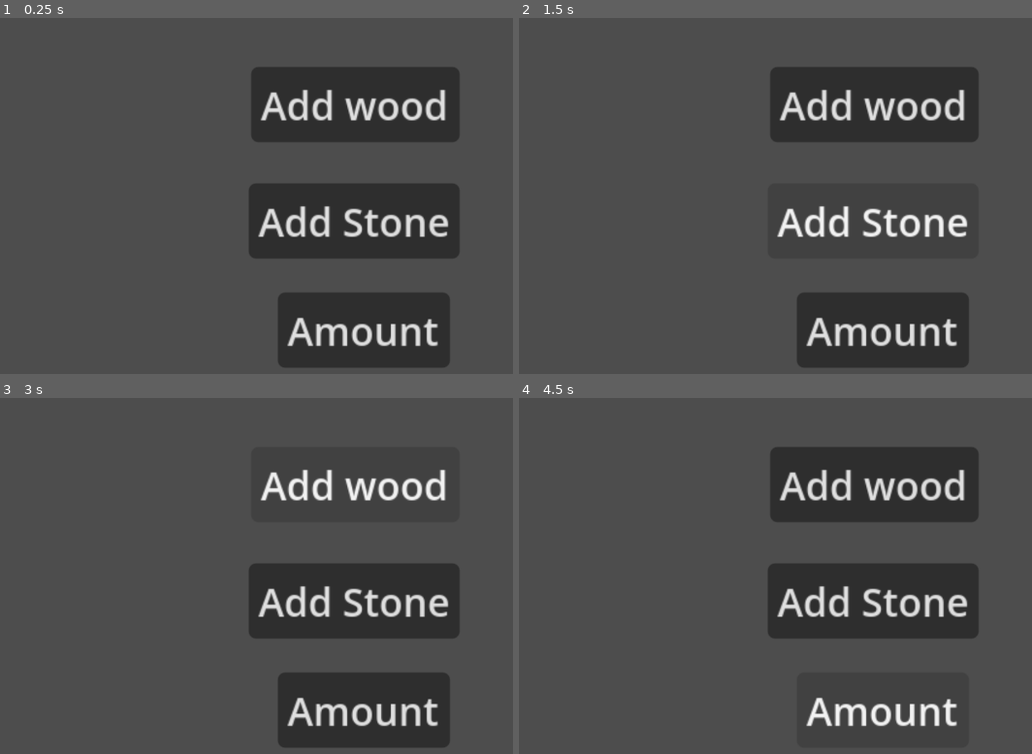
Above: before the commit, frames 1-4 (two rows, left to right).
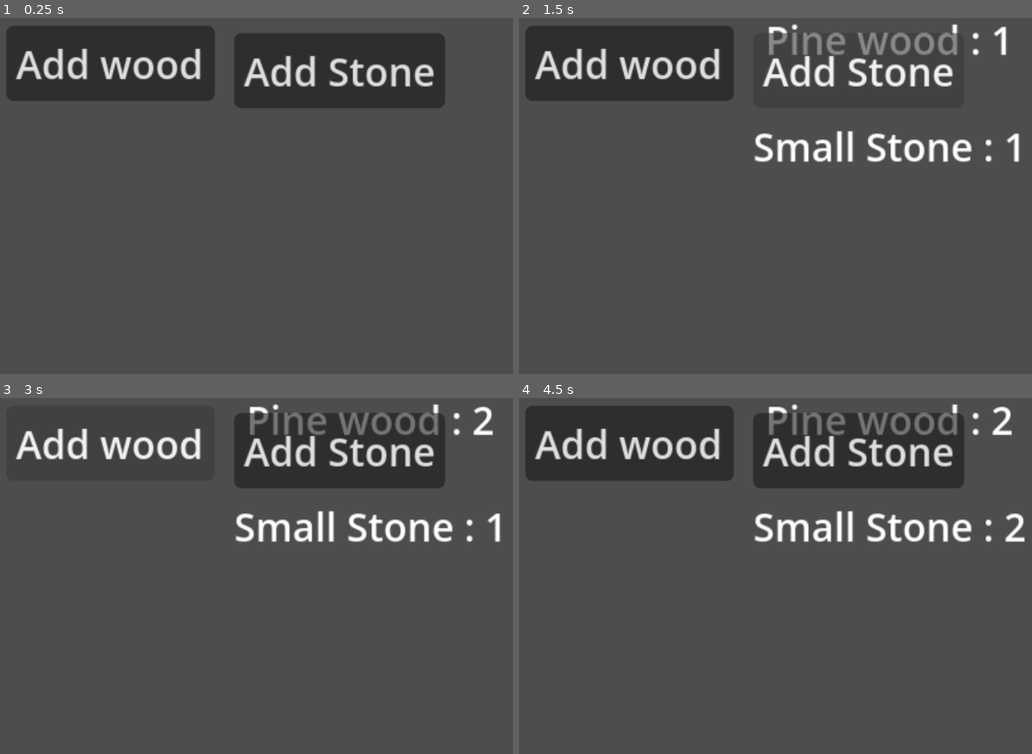
Above: after the commit, the same moments.

Repository: jonjud/PocketInventory
Game: Godot game, scene res://scenes/main.tscn
The game is run twice, just before and just after one commit, with the same random seed, the same clock (stepped at 60 frames per second) and the same inputs.
Inputs (mouse positions are in pixels of both pictures, inside the frame that each line leads up to):
- Up to frame 1 (0.25 s): no input
- Up to frame 2 (1.5 s): click "Add wood" at 0.5 s; click "Add Stone" at 1.25 s
- Up to frame 3 (3 s): click (364, 711) at 2 s, where only the run before the commit has a clickable "Amount"; click "Add wood" at 2.75 s
- Up to frame 4 (4.5 s): click "Add Stone" at 3.5 s; click (883, 711) at 4.25 s, where only the run before the commit has a clickable "Amount"

The runs differ from the first frame. In frame 1, 33% of the frame differs, in the area x 1-90%, y 2-99%; in frame 2, 25%; in frame 3, 24%; in frame 4, 28%.

Commit message:
Complete pocket inventory prototype

Diff:
--- a/data/inventory.gd
+++ b/data/inventory.gd
@@ -1,7 +1,7 @@
 extends Node
 class_name Inventory
 
-
+signal inventory_changed
 var storage : Array[InventoryEntry] = []
 
 func _ready() -> void:
@@ -20,8 +20,9 @@
 		new_entry.item = item
 		new_entry.amount = amount
 		storage.append(new_entry)
-	for j in storage :
-		print(j.item.item_name ," ", j.amount )
+	inventory_changed.emit()
+	#for j in storage :
+		#print(j.item.item_name ," ", j.amount )
 
 func get_amount(item : ItemData) -> int :
 	for i in storage :
--- /dev/null
+++ b/scenes/inventory_entry_ui.gd
@@ -0,0 +1,10 @@
+extends Control
+
+
+func _ready() -> void:
+	pass
+
+#set up the variables to use in code
+func setup(entry : InventoryEntry) -> void:
+	#use direct get_node reference cause the gd is attach to tree of node
+	$ItemLabel.text = "%s : %d" %[entry.item.item_name,entry.amount]
--- /dev/null
+++ b/scenes/inventory_entry_ui.tscn
@@ -0,0 +1,16 @@
+[gd_scene format=3 uid="uid://c1bnxcus12qli"]
+
+[ext_resource type="Script" uid="uid://b7pmkmp056y03" path="res://scenes/inventory_entry_ui.gd" id="1_xfxhn"]
+
+[node name="Inventory_Entry_UI" type="Control" unique_id=1636658009]
+custom_minimum_size = Vector2(0, 40)
+layout_mode = 3
+anchors_preset = 0
+script = ExtResource("1_xfxhn")
+
+[node name="ItemLabel" type="Label" parent="." unique_id=684857396]
+layout_mode = 0
+offset_right = 320.0
+offset_bottom = 53.0
+text = "fdfdfdfdfd"
+horizontal_alignment = 1
--- /dev/null
+++ b/scenes/inventory_ui.gd
@@ -0,0 +1,24 @@
+extends Control
+
+var inventory : Inventory
+var entry_ui_scene : PackedScene = preload("res://scenes/inventory_entry_ui.tscn")
+
+
+func setup(_inventory : Inventory) -> void :
+	inventory = _inventory
+	inventory.inventory_changed.connect(_on_inventory_changed)
+	refresh(inventory)
+
+func _on_inventory_changed() -> void :
+	refresh(inventory)
+
+func refresh(inventory : Inventory) -> void :
+	# 1. ลบ UI เก่า
+	for child in $EntryList.get_children() :
+		child.queue_free()
+	# 2. อ่าน State ปัจจุบัน
+	for entry in inventory.storage :
+		# 3. สร้าง UI ตาม State
+		var instanced_entry_ui := entry_ui_scene.instantiate()
+		$EntryList.add_child(instanced_entry_ui)
+		instanced_entry_ui.setup(entry)
--- /dev/null
+++ b/scenes/inventory_ui.tscn
@@ -0,0 +1,13 @@
+[gd_scene format=3 uid="uid://cgd4lnfwj1l75"]
+
+[ext_resource type="Script" uid="uid://bep10pgqnr72j" path="res://scenes/inventory_ui.gd" id="1_tahbm"]
+
+[node name="InventoryUI" type="Control" unique_id=371462304]
+layout_mode = 3
+anchors_preset = 0
+script = ExtResource("1_tahbm")
+
+[node name="EntryList" type="VBoxContainer" parent="." unique_id=198065421]
+layout_mode = 0
+offset_right = 40.0
+offset_bottom = 40.0
--- a/scenes/main.gd
+++ b/scenes/main.gd
@@ -2,20 +2,14 @@
 
 var wood : ItemData = preload("res://items/wood.tres")
 var stone : ItemData = preload("res://items/stone.tres")
-var berry : ItemData
 
 # Called when the node enters the scene tree for the first time.
 func _ready() -> void:
-	pass
+	$InventoryUI.setup($Inventory)
+
 
 func add_wood() -> void :
 	$Inventory.add_item(wood , 1)
 
 func add_stone() -> void:
-
 	$Inventory.add_item(stone , 1)
-
-func get_all_amount_btn() -> void:
-	print($Inventory.get_amount(wood))
-	print($Inventory.get_amount(stone))
-	print($Inventory.get_amount(berry))
--- a/scenes/main.tscn
+++ b/scenes/main.tscn
@@ -2,6 +2,7 @@
 
 [ext_resource type="Script" uid="uid://bx1v2gc22l3vg" path="res://scenes/main.gd" id="1_o5qli"]
 [ext_resource type="Script" uid="uid://b1pjja7sxodsc" path="res://data/inventory.gd" id="2_0wfyh"]
+[ext_resource type="PackedScene" uid="uid://cgd4lnfwj1l75" path="res://scenes/inventory_ui.tscn" id="3_sugp2"]
 
 [node name="main" type="Node2D" unique_id=993339977]
 script = ExtResource("1_o5qli")
@@ -13,26 +14,36 @@
 [node name="CanvasLayer" type="CanvasLayer" parent="." unique_id=1402869548]
 
 [node name="Button" type="Button" parent="CanvasLayer" unique_id=1506837751]
-offset_left = 110.0
-offset_top = 23.0
-offset_right = 196.0
-offset_bottom = 54.0
+offset_left = 9.0
+offset_top = 6.0
+offset_right = 95.0
+offset_bottom = 37.0
 text = "Add wood"
 
 [node name="Button2" type="Button" parent="CanvasLayer" unique_id=592692067]
-offset_left = 109.0
-offset_top = 71.0
-offset_right = 196.0
-offset_bottom = 102.0
+offset_left = 103.0
+offset_top = 9.0
+offset_right = 190.0
+offset_bottom = 40.0
 text = "Add Stone"
 
-[node name="Button3" type="Button" parent="CanvasLayer" unique_id=2084368256]
-offset_left = 121.0
-offset_top = 116.0
-offset_right = 192.0
-offset_bottom = 147.0
-text = "Amount"
+[node name="UI" type="CanvasLayer" parent="." unique_id=410053584]
+visible = false
+
+[node name="InventoryLabel" type="Label" parent="UI" unique_id=1329222111]
+offset_left = 87.0
+offset_top = 43.0
+offset_right = 199.0
+offset_bottom = 77.0
+theme_override_constants/shadow_offset_x = 5
+theme_override_constants/shadow_offset_y = 5
+theme_override_constants/outline_size = 4
+theme_override_font_sizes/font_size = 16
+text = "Inventory"
+horizontal_alignment = 1
+vertical_alignment = 1
+
+[node name="InventoryUI" parent="." unique_id=371462304 instance=ExtResource("3_sugp2")]
 
 [connection signal="pressed" from="CanvasLayer/Button" to="." method="add_wood"]
 [connection signal="pressed" from="CanvasLayer/Button2" to="." method="add_stone"]
-[connection signal="pressed" from="CanvasLayer/Button3" to="." method="get_all_amount_btn"]
Not shown, added: scenes/inventory_entry_ui.gd.uid
Not shown, added: scenes/inventory_ui.gd.uid
